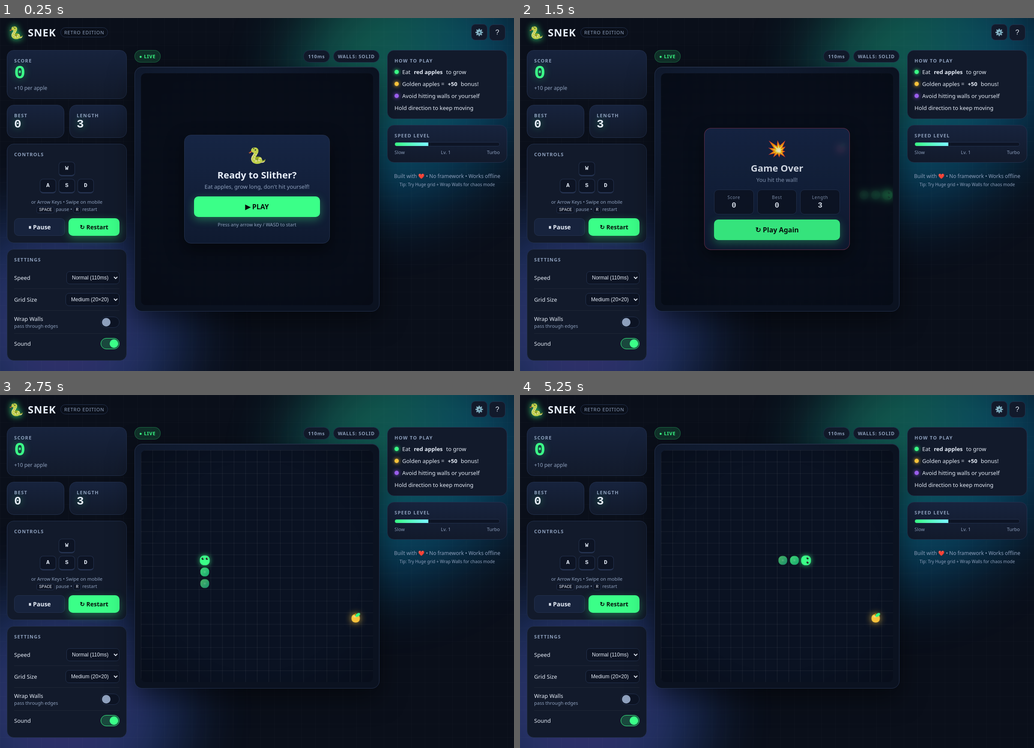
Above: before the commit, frames 1-4 (two rows, left to right).
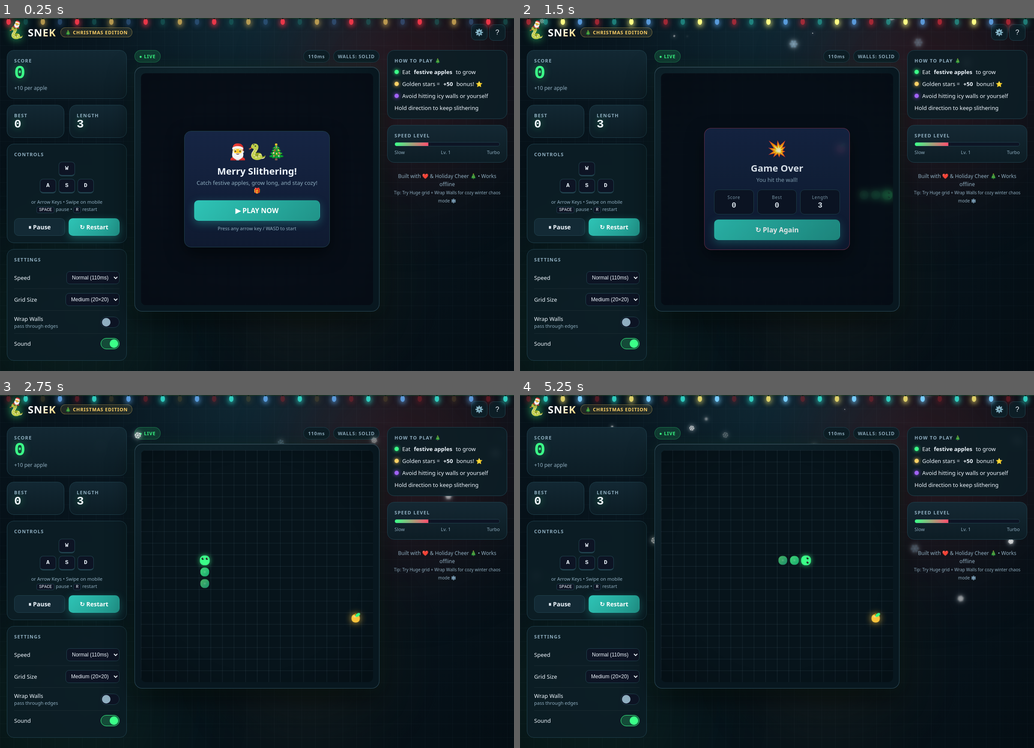
Above: after the commit, the same moments.

Repository: gemini960114/snek-game
Game: browser game, page index.html
Two runs of this game, one before a commit and one after it. Both use one fixed random seed, a clock stepped at 60 frames per second and the inputs below.
Inputs (mouse positions are in pixels of both pictures, inside the frame that each line leads up to):
- Up to frame 1 (0.25 s): no input
- Up to frame 2 (1.5 s): click "▶ PLAY" (after the commit: "▶ PLAY NOW") at 0.27 s; hold Right from 1.03 s (still down); click (777, 212) at 1.07 s
- Up to frame 3 (2.75 s): release Right at 1.53 s; hold Down 1.58-1.85 s; click (210, 543) at 1.67 s; click "↻ Play Again" at 1.77 s; hold Left 1.9-2.47 s; click (303, 532) at 2.27 s; hold Up from 2.52 s (still down)
- Up to frame 4 (5.25 s): release Up at 2.82 s; click (812, 610) at 2.87 s; hold Right 2.87-3.53 s; click (720, 624) at 3.47 s; hold Up 3.58-3.82 s; hold Left 3.87-4.3 s; click (777, 518) at 4.07 s; hold Down 4.35-4.68 s; click (848, 578) at 4.67 s; hold Right 4.73-5.23 s

The runs differ from the first frame. In frame 1, 17% of the frame differs, in the area x 0-100%, y 0-100%; in frame 2, 15%; in frame 3, 13%; in frame 4, 14%.

Commit message:
feat: add Christmas holiday theme and festive winter atmosphere

Diff:
--- a/index.html
+++ b/index.html
@@ -3,21 +3,28 @@
 <head>
 <meta charset="UTF-8"/>
 <meta name="viewport" content="width=device-width, initial-scale=1.0, maximum-scale=1.0, user-scalable=no"/>
-<title>Snek — Snake Game</title>
+<title>Snek — Christmas Edition 🎄</title>
 <link rel="preconnect" href="https://fonts.googleapis.com">
 <link href="https://fonts.googleapis.com/css2?family=Space+Grotesk:wght@400;500;600;700&family=JetBrains+Mono:wght@700&display=swap" rel="stylesheet">
 <link rel="stylesheet" href="style.css"/>
 </head>
 <body>
+<ul class="christmas-lights" aria-hidden="true">
+  <li></li><li></li><li></li><li></li><li></li><li></li><li></li><li></li><li></li><li></li>
+  <li></li><li></li><li></li><li></li><li></li><li></li><li></li><li></li><li></li><li></li>
+  <li></li><li></li><li></li><li></li><li></li><li></li><li></li><li></li><li></li><li></li>
+</ul>
+<div class="snow-container" aria-hidden="true"></div>
 <div class="bg-blob blob-1"></div>
 <div class="bg-blob blob-2"></div>
+<div class="bg-blob blob-3"></div>
 <div class="bg-grid"></div>
 
 <header class="topbar">
   <div class="logo">
-    <span class="logo-icon">🐍</span>
+    <span class="logo-icon">🐍<span class="santa-hat">🎅</span></span>
     <span class="logo-text">SNEK</span>
-    <span class="logo-sub">RETRO EDITION</span>
+    <span class="logo-sub">🎄 CHRISTMAS EDITION</span>
   </div>
   <div class="topbar-actions">
     <button id="btnSettings" class="icon-btn" aria-label="Settings">⚙️</button>
@@ -106,10 +113,10 @@
       <!-- Overlays -->
       <div id="overlayStart" class="overlay show">
         <div class="overlay-card">
-          <div class="overlay-icon">🐍</div>
-          <h1>Ready to Slither?</h1>
-          <p>Eat apples, grow long, don't hit yourself!</p>
-          <button id="btnPlay" class="btn btn-primary btn-lg">▶ PLAY</button>
+          <div class="overlay-icon">🎅🐍🎄</div>
+          <h1>Merry Slithering!</h1>
+          <p>Catch festive apples, grow long, and stay cozy! 🎁</p>
+          <button id="btnPlay" class="btn btn-primary btn-lg">▶ PLAY NOW</button>
           <p class="overlay-hint">Press any arrow key / WASD to start</p>
         </div>
       </div>
@@ -156,12 +163,12 @@
   <!-- Right Panel -->
   <section class="panel right-panel">
     <div class="leader-card">
-      <div class="leader-title">HOW TO PLAY</div>
+      <div class="leader-title">HOW TO PLAY 🎄</div>
       <ul class="leader-list">
-        <li><span class="dot green"></span>Eat <strong>red apples</strong> to grow</li>
-        <li><span class="dot gold"></span>Golden apples = <strong>+50</strong> bonus!</li>
-        <li><span class="dot purple"></span>Avoid hitting walls or yourself</li>
-        <li>Hold direction to keep moving</li>
+        <li><span class="dot green"></span>Eat <strong>festive apples</strong> to grow</li>
+        <li><span class="dot gold"></span>Golden stars = <strong>+50</strong> bonus! ⭐</li>
+        <li><span class="dot purple"></span>Avoid hitting icy walls or yourself</li>
+        <li>Hold direction to keep slithering</li>
       </ul>
     </div>
     <div class="stat-card">
@@ -172,8 +179,8 @@
       <div class="level-labels"><span>Slow</span><span id="levelText">Lv. 1</span><span>Turbo</span></div>
     </div>
     <footer class="footer">
-      Built with ❤️ • No framework • Works offline<br>
-      <small>Tip: Try Huge grid + Wrap Walls for chaos mode</small>
+      Built with ❤️ & Holiday Cheer 🎄 • Works offline<br>
+      <small>Tip: Try Huge grid + Wrap Walls for cozy winter chaos mode ❄️</small>
     </footer>
   </section>
 </main>
--- a/script.js
+++ b/script.js
@@ -218,8 +218,8 @@
         // clear
         ctx.clearRect(0, 0, W, H);
 
-        // subtle grid
-        ctx.strokeStyle = "rgba(255,255,255,0.05)";
+        // subtle icy grid
+        ctx.strokeStyle = "rgba(180, 225, 255, 0.07)";
         ctx.lineWidth = 1;
         for (let i = 0; i <= GRID; i++) {
             const p = Math.round(i * cell) + 0.5;
@@ -448,7 +448,31 @@
         p.style.display = p.style.display === "none" ? "" : "none";
     });
 
+    // Christmas falling snowflakes generator
+    function initSnow() {
+        const snowContainer = document.querySelector(".snow-container");
+        if (!snowContainer) return;
+        const count = 42;
+        const flakeChars = ["❄", "❅", "❆", "•", "·", "❄️"];
+        for (let i = 0; i < count; i++) {
+            const flake = document.createElement("span");
+            flake.className = "snowflake";
+            flake.textContent = flakeChars[Math.floor(Math.random() * flakeChars.length)];
+            flake.style.left = (Math.random() * 98 + 1).toFixed(2) + "vw";
+            const duration = (Math.random() * 6 + 6).toFixed(1);
+            flake.style.animationDuration = duration + "s";
+            flake.style.animationDelay = (Math.random() * 7).toFixed(1) + "s";
+            flake.style.fontSize = (Math.random() * 12 + 10).toFixed(0) + "px";
+            flake.style.opacity = (Math.random() * 0.65 + 0.35).toFixed(2);
+            if (Math.random() > 0.65) {
+                flake.style.filter = "blur(1.5px)";
+            }
+            snowContainer.appendChild(flake);
+        }
+    }
+
     // Init
+    initSnow();
     bestEl.textContent = best;
     resetGame();
     gameState = "idle";
--- a/style.css
+++ b/style.css
@@ -1,15 +1,17 @@
 :root {
-    --bg: #0a0f1a;
-    --panel: #121a2b;
-    --panel2: #17233d;
-    --border: #24324f;
+    --bg: #07131a;
+    --panel: #0d1e26;
+    --panel2: #132a35;
+    --border: #20414d;
     --accent: #3bff88;
-    --accent2: #7af8ff;
-    --danger: #ff4d6d;
-    --gold: #ffc83d;
-    --text: #e6edf8;
-    --muted: #8ea0bd;
+    --accent2: #ff4d6d;
+    --danger: #ff3344;
+    --gold: #ffd166;
+    --text: #f0f8ff;
+    --muted: #8faec0;
     --radius: 16px;
+    --xmas-red: #d90429;
+    --xmas-green: #2d6a4f;
 }
 
 * {
@@ -24,18 +26,145 @@
 
 body {
     font-family: 'Space Grotesk', system-ui, sans-serif;
-    background: var(--bg);
+    background: radial-gradient(ellipse at 50% -10%, #102a36 0%, #08161f 45%, #040d13 100%);
+    background-attachment: fixed;
     color: var(--text);
     overflow-x: hidden;
     position: relative;
+    min-height: 100vh;
+}
+
+/* Christmas String Lights */
+.christmas-lights {
+    position: fixed;
+    top: 0;
+    left: 0;
+    right: 0;
+    height: 28px;
+    margin: 0;
+    padding: 0;
+    display: flex;
+    justify-content: space-around;
+    pointer-events: none;
+    z-index: 100;
+    list-style: none;
+    border-top: 2px solid #1a3326;
+}
+
+.christmas-lights li {
+    position: relative;
+    top: 0;
+    width: 10px;
+    height: 14px;
+    border-radius: 50% 50% 60% 60%;
+    margin: 0 4px;
+    list-style: none;
+    animation-duration: 2s;
+    animation-iteration-count: infinite;
+    animation-timing-function: ease-in-out;
+}
+
+.christmas-lights li::before {
+    content: "";
+    position: absolute;
+    top: -3px;
+    left: 3px;
+    width: 4px;
+    height: 4px;
+    background: #0f2219;
+    border-radius: 2px;
+}
+
+.christmas-lights li:nth-child(4n+1) {
+    background: #ff3344;
+    box-shadow: 0 3px 12px #ff3344, 0 0 18px rgba(255, 51, 68, 0.7);
+    animation-name: lightTwinkle1;
+}
+
+.christmas-lights li:nth-child(4n+2) {
+    background: #2ec4b6;
+    box-shadow: 0 3px 12px #2ec4b6, 0 0 18px rgba(46, 196, 182, 0.7);
+    animation-name: lightTwinkle2;
+}
+
+.christmas-lights li:nth-child(4n+3) {
+    background: #ffd166;
+    box-shadow: 0 3px 12px #ffd166, 0 0 18px rgba(255, 209, 102, 0.7);
+    animation-name: lightTwinkle3;
+}
+
+.christmas-lights li:nth-child(4n) {
+    background: #60a5fa;
+    box-shadow: 0 3px 12px #60a5fa, 0 0 18px rgba(96, 165, 250, 0.7);
+    animation-name: lightTwinkle4;
+}
+
+@keyframes lightTwinkle1 {
+    0%, 100% { opacity: 1; filter: brightness(1.2); }
+    50% { opacity: 0.35; filter: brightness(0.6); }
+}
+
+@keyframes lightTwinkle2 {
+    0%, 100% { opacity: 0.35; filter: brightness(0.6); }
+    50% { opacity: 1; filter: brightness(1.2); }
+}
+
+@keyframes lightTwinkle3 {
+    0%, 100% { opacity: 0.9; filter: brightness(1.1); }
+    35% { opacity: 0.3; filter: brightness(0.5); }
+    75% { opacity: 1; filter: brightness(1.3); }
+}
+
+@keyframes lightTwinkle4 {
+    0%, 100% { opacity: 0.4; filter: brightness(0.7); }
+    60% { opacity: 1; filter: brightness(1.25); }
+}
+
+/* Falling Snowflakes */
+.snow-container {
+    position: fixed;
+    inset: 0;
+    pointer-events: none;
+    z-index: 0;
+    overflow: hidden;
+}
+
+.snowflake {
+    position: absolute;
+    top: -30px;
+    color: #ffffff;
+    user-select: none;
+    pointer-events: none;
+    animation-name: snowfall;
+    animation-timing-function: linear;
+    animation-iteration-count: infinite;
+    text-shadow: 0 0 8px rgba(255, 255, 255, 0.9), 0 0 16px rgba(186, 230, 253, 0.7);
+}
+
+@keyframes snowfall {
+    0% {
+        transform: translateY(-20px) translateX(0) rotate(0deg);
+    }
+    25% {
+        transform: translateY(28vh) translateX(14px) rotate(80deg);
+    }
+    50% {
+        transform: translateY(55vh) translateX(-12px) rotate(180deg);
+    }
+    75% {
+        transform: translateY(82vh) translateX(16px) rotate(270deg);
+    }
+    100% {
+        transform: translateY(105vh) translateX(-8px) rotate(360deg);
+    }
 }
 
 .bg-grid {
     position: fixed;
     inset: 0;
     background-image:
-        linear-gradient(rgba(255, 255, 255, 0.02) 1px, transparent 1px),
-        linear-gradient(90deg, rgba(255, 255, 255, 0.02) 1px, transparent 1px);
+        linear-gradient(rgba(180, 225, 255, 0.03) 1px, transparent 1px),
+        linear-gradient(90deg, rgba(180, 225, 255, 0.03) 1px, transparent 1px);
     background-size: 32px 32px;
     pointer-events: none;
     z-index: -1;
@@ -48,24 +177,34 @@
     width: 600px;
     height: 600px;
     border-radius: 50%;
-    filter: blur(80px);
-    opacity: 0.35;
+    filter: blur(90px);
+    opacity: 0.4;
 }
 
 .blob-1 {
     top: -120px;
     right: -80px;
-    background: radial-gradient(circle at 30% 30%, #2af598, #009efd 60%, transparent 70%)
+    background: radial-gradient(circle at 40% 40%, rgba(220, 38, 38, 0.45), rgba(153, 27, 27, 0.2) 60%, transparent 75%);
 }
 
 .blob-2 {
     bottom: -200px;
     left: -150px;
-    background: radial-gradient(circle at 50% 50%, #a162f7, #3b82ff 60%, transparent 70%)
+    background: radial-gradient(circle at 50% 50%, rgba(45, 106, 79, 0.55), rgba(20, 83, 45, 0.25) 60%, transparent 75%);
+}
+
+.blob-3 {
+    top: 45%;
+    left: 40%;
+    width: 480px;
+    height: 480px;
+    background: radial-gradient(circle at 50% 50%, rgba(255, 209, 102, 0.2), rgba(245, 158, 11, 0.08) 55%, transparent 72%);
 }
 
 /* Topbar */
 .topbar {
+    position: relative;
+    z-index: 1;
     display: flex;
     justify-content: space-between;
     align-items: center;
@@ -77,27 +216,42 @@
 .logo {
     display: flex;
     align-items: center;
-    gap: 10px
+    gap: 10px;
 }
 
 .logo-icon {
     font-size: 28px;
-    filter: drop-shadow(0 0 8px var(--accent))
+    position: relative;
+    filter: drop-shadow(0 0 10px rgba(59, 255, 136, 0.8));
+}
+
+.santa-hat {
+    position: absolute;
+    top: -11px;
+    left: 10px;
+    font-size: 16px;
+    transform: rotate(18deg);
+    filter: drop-shadow(0 2px 4px rgba(0, 0, 0, 0.5));
 }
 
 .logo-text {
     font-weight: 700;
     font-size: 24px;
-    letter-spacing: 0.04em
+    letter-spacing: 0.04em;
+    background: linear-gradient(135deg, #ffffff 40%, #ffd166 100%);
+    -webkit-background-clip: text;
+    -webkit-text-fill-color: transparent;
 }
 
 .logo-sub {
     font-size: 11px;
-    color: var(--muted);
-    border: 1px solid var(--border);
-    padding: 3px 8px;
+    color: #ffd166;
+    border: 1px solid rgba(255, 209, 102, 0.35);
+    background: rgba(255, 209, 102, 0.1);
+    padding: 3px 10px;
     border-radius: 999px;
-    letter-spacing: 0.08em
+    letter-spacing: 0.08em;
+    font-weight: 600;
 }
 
 .icon-btn {
@@ -151,10 +305,11 @@
 }
 
 .stat-card {
-    background: linear-gradient(180deg, var(--panel2), var(--panel));
+    background: linear-gradient(180deg, rgba(20, 42, 53, 0.92), rgba(13, 30, 38, 0.92));
     border: 1px solid var(--border);
     border-radius: var(--radius);
     padding: 16px;
+    backdrop-filter: blur(8px);
 }
 
 .stat-label {
@@ -196,10 +351,11 @@
 .controls-card,
 .settings-card,
 .leader-card {
-    background: var(--panel);
+    background: rgba(13, 30, 38, 0.9);
     border: 1px solid var(--border);
     border-radius: var(--radius);
     padding: 16px;
+    backdrop-filter: blur(8px);
 }
 
 .controls-title,
@@ -270,15 +426,16 @@
 }
 
 .btn-primary {
-    background: var(--accent);
-    color: #07110b;
+    background: linear-gradient(135deg, #2ec4b6, #209388);
+    color: #ffffff;
     border-color: transparent;
-    box-shadow: 0 6px 20px rgba(59, 255, 136, 0.35)
+    box-shadow: 0 6px 20px rgba(46, 196, 182, 0.35);
 }
 
 .btn-primary:hover {
     transform: translateY(-1px);
-    filter: brightness(1.08)
+    filter: brightness(1.1);
+    box-shadow: 0 8px 24px rgba(46, 196, 182, 0.5);
 }
 
 .btn-ghost {
@@ -287,7 +444,7 @@
 }
 
 .btn-ghost:hover {
-    background: #1e3158
+    background: #1a3847
 }
 
 .btn-lg {
@@ -402,11 +559,11 @@
 
 .canvas-outer {
     position: relative;
-    background: radial-gradient(600px 400px at 30% 20%, #14213a, #0b1220 70%);
-    border: 1px solid var(--border);
+    background: radial-gradient(600px 400px at 30% 20%, #112830, #08171f 70%);
+    border: 1px solid rgba(135, 206, 235, 0.28);
     border-radius: 18px;
     padding: 14px;
-    box-shadow: 0 20px 60px rgba(0, 0, 0, 0.5), inset 0 1px 0 rgba(255, 255, 255, 0.06);
+    box-shadow: 0 20px 60px rgba(0, 0, 0, 0.65), 0 0 35px rgba(45, 106, 79, 0.25), inset 0 1px 0 rgba(255, 255, 255, 0.12);
     overflow: hidden;
 }
 
@@ -416,9 +573,9 @@
     height: auto;
     aspect-ratio: 1/1;
     background:
-        linear-gradient(rgba(255, 255, 255, 0.03) 1px, transparent 1px),
-        linear-gradient(90deg, rgba(255, 255, 255, 0.03) 1px, transparent 1px),
-        #0a1222;
+        linear-gradient(rgba(175, 220, 255, 0.04) 1px, transparent 1px),
+        linear-gradient(90deg, rgba(175, 220, 255, 0.04) 1px, transparent 1px),
+        #07141b;
     background-size: calc(100% / 20) calc(100% / 20);
     border-radius: 12px;
     touch-action: none;
